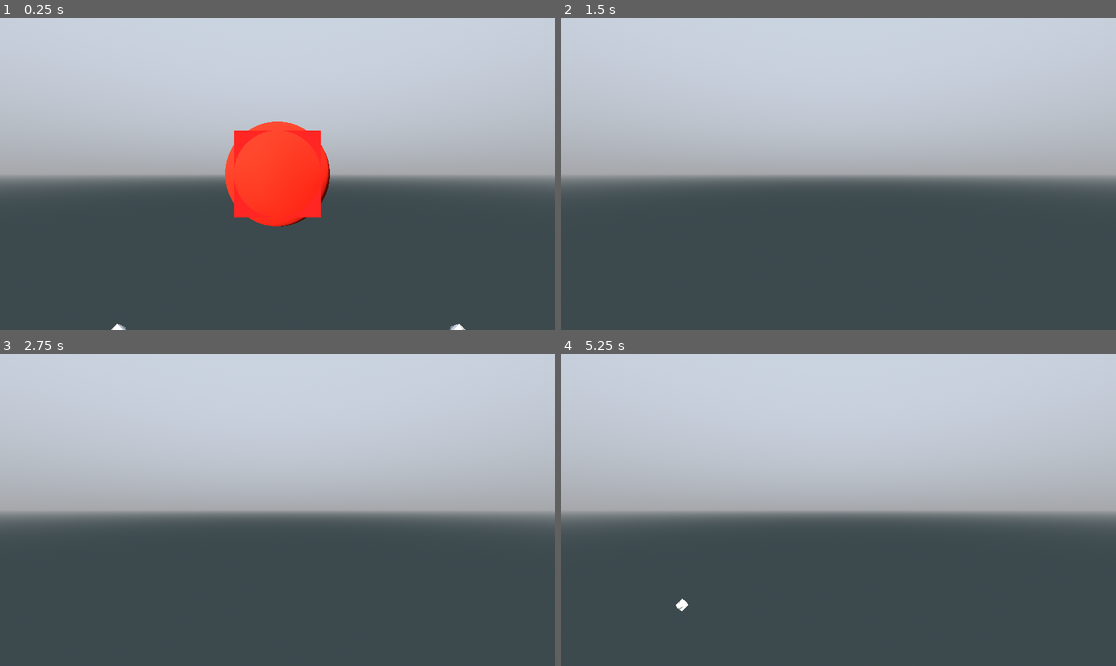
Above: before the commit, frames 1-4 (two rows, left to right).
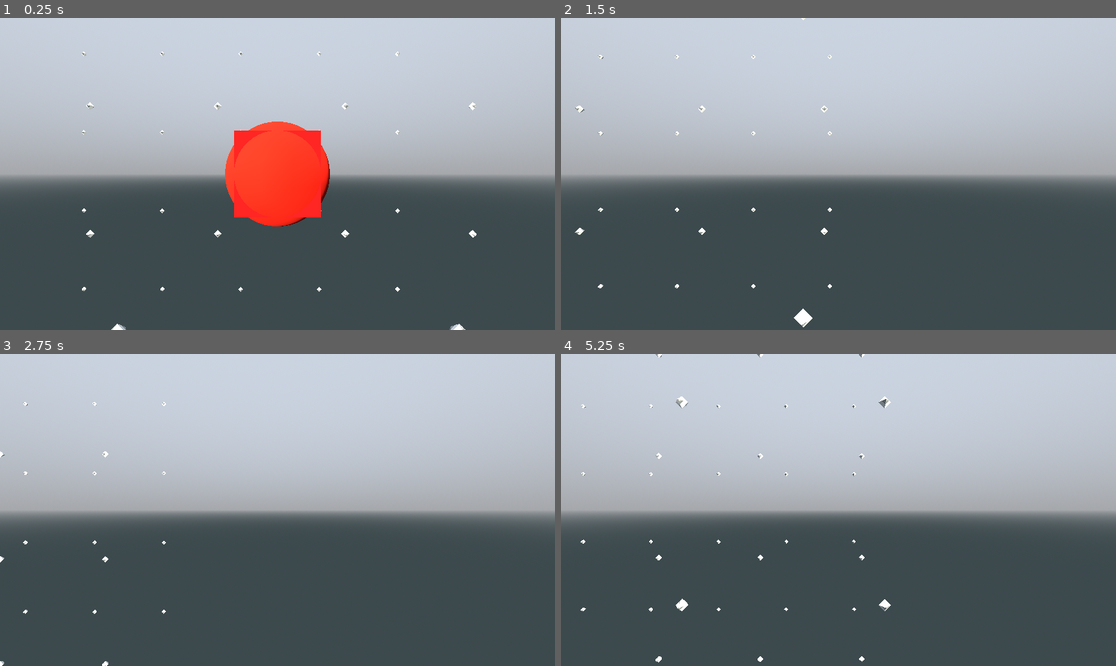
Above: after the commit, the same moments.

Repository: pixerhp/Hatchetflair
Game: Godot game, scene res://topscenes/gameplay_topscene.tscn
The game is run twice, just before and just after one commit, with the same random seed, the same clock (stepped at 60 frames per second) and the same inputs.
Inputs (mouse positions are in pixels of both pictures, inside the frame that each line leads up to):
- Up to frame 1 (0.25 s): no input
- Up to frame 2 (1.5 s): tap Enter at 0.5 s; move the mouse to (960, 158) at 0.52 s; hold D (move_right) 0.53-1.28 s; hold Shift (speed_faster) 0.53-1.28 s; click (960, 158) at 0.67 s; move the mouse to (727, 189) at 1.27 s; hold S (move_backwards) from 1.28 s (still down); tap Ctrl (speed_slower) at 1.35 s
- Up to frame 3 (2.75 s): move the mouse to (333, 441) at 2.02 s; release S (move_backwards) at 2.03 s; hold D (move_right) from 2.03 s (still down); hold Shift (speed_faster) from 2.03 s (still down)
- Up to frame 4 (5.25 s): move the mouse to (810, 572) at 2.77 s; release D (move_right) at 2.78 s; release Shift (speed_faster) at 2.78 s; hold W (move_forwards) 2.78-3.53 s; tap Ctrl (speed_slower) at 2.85, 4.35 s; click (810, 572) at 2.92 s; move the mouse to (1005, 556) at 3.52 s; hold Shift (speed_faster) 3.53-4.28 s; hold A (move_left) 3.53-5.03 s; move the mouse to (672, 463) at 4.27 s; move the mouse to (866, 510) at 5.02 s; hold S (move_backwards) from 5.03 s (still down); hold Shift (speed_faster) from 5.03 s (still down); click (866, 510) at 5.17 s

The runs differ from the first frame. In frame 1, 0.3% of the frame differs, in the area x 14-86%, y 10-88%; in frame 2, 0.3%; in frame 3, 0.1%; in frame 4, 0.4%, in the area x 3-60%, y 0-99%.

Commit message:
5*5*5 testing chunks

Diff:
--- a/scripts/tchunks_manager.gd
+++ b/scripts/tchunks_manager.gd
@@ -382,6 +382,7 @@
 
 func tc_generate(tchunk: TChunk):
 	tc_fill_tile(tchunk, TILE_SHAPE.EMPTY, "nothing")
+
 	tc_set_tile(tchunk, Vector3i(0,0,0), TILE_SHAPE.MARCH_ANG, "plainite_white")
 
 	# Update meshes utd bool:
@@ -456,9 +457,14 @@
 
 
 func _ready():
-	load_tchunk(Vector3i(0,0,0))
-	load_tchunk(Vector3i(-1,0,0))
-	load_tchunk(Vector3i(1,0,0))
+	var start_a = Time.get_ticks_msec()
+	for i in 5**3:
+		load_tchunk(Vector3i(((i%5)-2), (((i/5)%5)-2), (((i/25)%5)-2)))
+	var start_b = Time.get_ticks_msec()
+	for i in 5**3:
+		remesh_tchunk(Vector3i(((i%5)-2), (((i/5)%5)-2), (((i/25)%5)-2)))
+	print(start_b - start_a)
+	print(Time.get_ticks_msec() - start_b)
 
 
 	#tc_fill_tile(Vector3i(0,0,0), TILE_SHAPE.EMPTY, "nothing")
@@ -466,10 +472,6 @@
 	#tc_set_tile(Vector3i(0,0,0), Vector3i(0,1,0), TILE_SHAPE.TESS_RHOMBDO, "test")
 	#tc_set_tile(Vector3i(0,0,0), Vector3i(0,2,0), TILE_SHAPE.TESS_CUBE, "plainite_white")
 	#tc_set_tile(Vector3i(0,0,0), Vector3i(2,1,0), TILE_SHAPE.TESS_RHOMBDO, "error")
-
-	remesh_tchunk(Vector3i(0,0,0))
-	remesh_tchunk(Vector3i(-1,0,0))
-	remesh_tchunk(Vector3i(1,0,0))
 
 	#generate_test_mesh()
 
